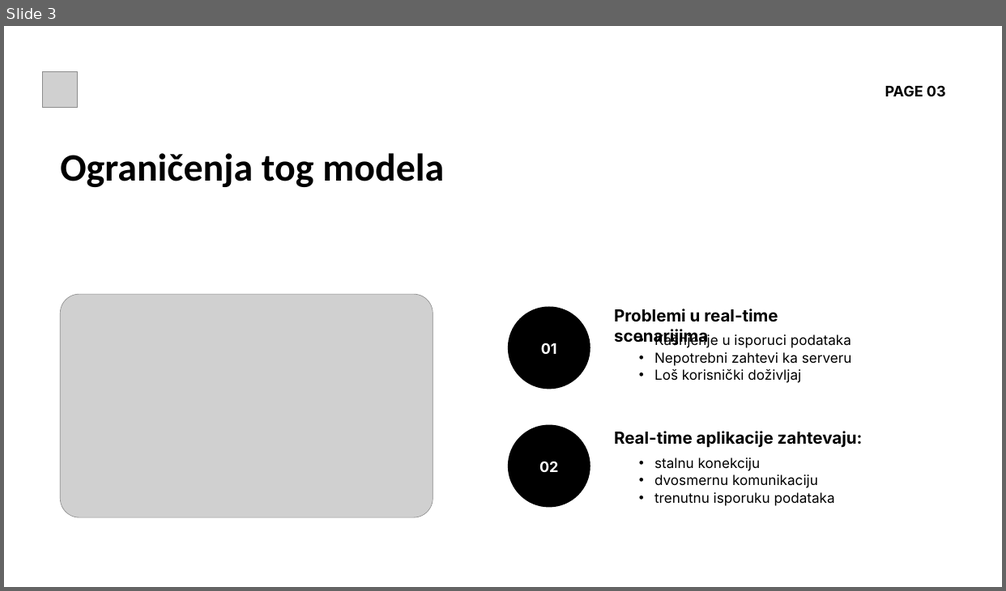
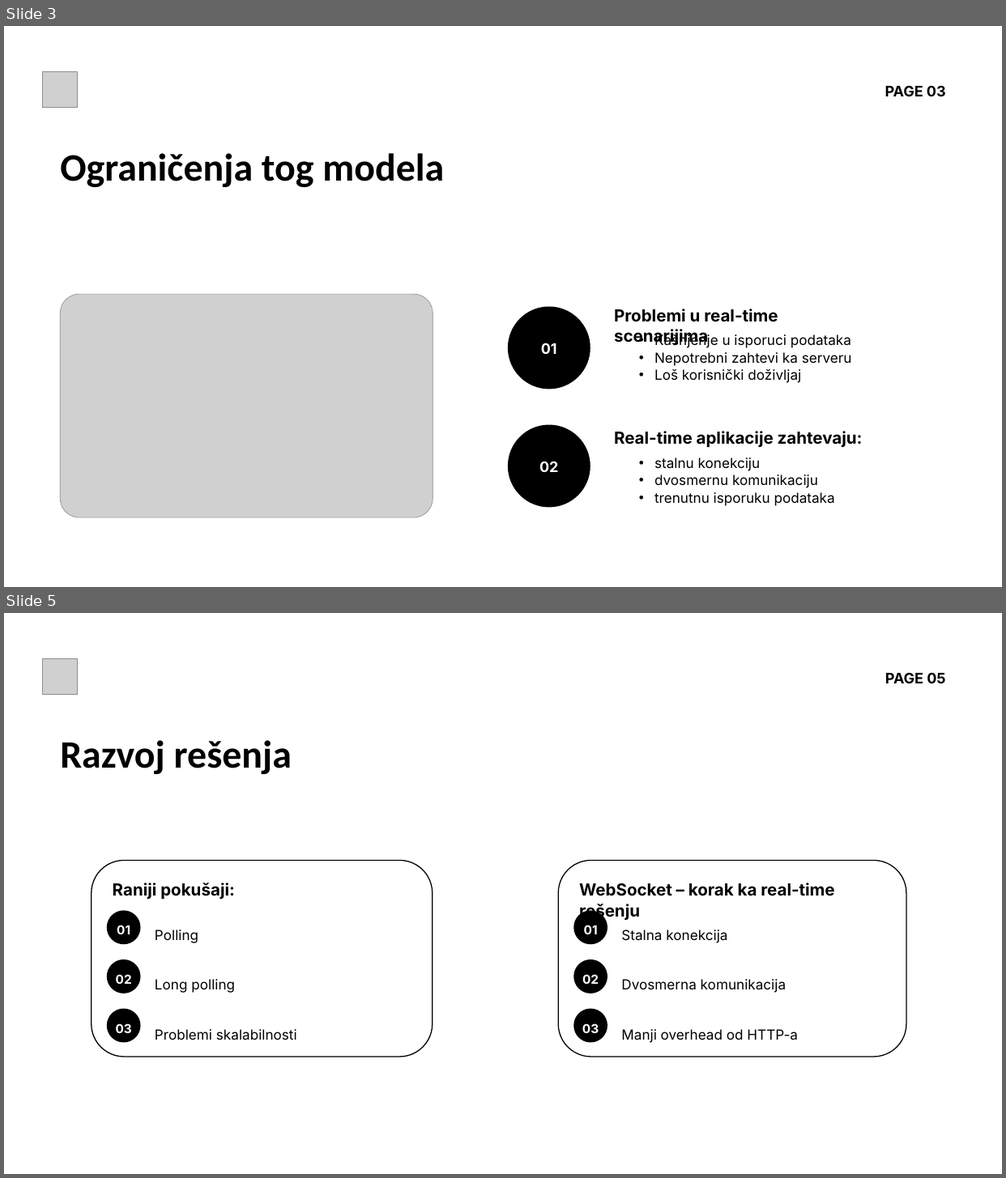
Before and after one commit to SukiDj/SignalRChat, a slide deck: Prezentacija.pptx. Shown one above the other, each under a label of ours: slide 3 before the commit, slides 3 and 5 after it; the slides between them are not shown. The pictures are 1006x591 and 1006x1178 pixels, drawn with LibreOffice and Linux fonts; fonts in the diff are those of the drawing; grey boxes stand for pictures. Boxes give left, top, right and bottom in pixels: in the first picture for what was removed or moved away, otherwise in the second. Text is boxed around its words. In the diff, an @@ line names an element or a change of style, - is before the commit and + after.

```diff
--- a/Prezentacija.pptx
+++ b/Prezentacija.pptx
@@ slide 5 added at (4, 613, 1002, 1174), background #FFFFFF @@
@@ picture added at (43, 659, 78, 694) @@
@@ text added at (885, 672, 945, 683), 21 pt, text #000000, bold @@
+PAGE 05
@@ text added at (60, 740, 292, 774), 56 pt, text #000000, bold @@
+Razvoj rešenja
@@ rounded rectangle added at (91, 861, 432, 1057), outline #000000 1.5 pt @@
@@ rounded rectangle added at (558, 861, 906, 1057), outline #000000 1.5 pt @@
@@ text added at (113, 883, 235, 900), 24 pt, text #000000, bold @@
+Raniji pokušaji:
@@ text added at (579, 883, 834, 921), 24 pt, text #000000, bold @@
+WebSocket – korak ka real-time rešenju
@@ freeform shape added at (107, 910, 141, 944), fill #000000 @@
@@ text added at (117, 925, 130, 935), 18 pt, text #FFFFFF, bold @@
+01
@@ freeform shape added at (573, 910, 607, 944), fill #000000 @@
@@ text added at (584, 925, 598, 935), 18 pt, text #FFFFFF, bold @@
+01
@@ text added at (155, 930, 297, 1041), 20 pt, text #000000 @@
+  Polling
+  Long polling
+  Problemi skalabilnosti
@@ text added at (621, 930, 798, 1043), 20 pt, text #000000 @@
+  Stalna konekcija
+  Dvosmerna komunikacija
+  Manji overhead od HTTP-a
@@ freeform shape added at (107, 960, 141, 994), fill #000000 @@
@@ text added at (116, 974, 132, 984), 18 pt, text #FFFFFF, bold @@
+02
@@ freeform shape added at (573, 960, 607, 994), fill #000000 @@
@@ text added at (582, 974, 599, 984), 18 pt, text #FFFFFF, bold @@
+02
@@ freeform shape added at (107, 1008, 141, 1042), fill #000000 @@
@@ text added at (116, 1024, 132, 1033), 18 pt, text #FFFFFF, bold @@
+03
@@ freeform shape added at (573, 1008, 607, 1042), fill #000000 @@
@@ text added at (582, 1024, 599, 1033), 18 pt, text #FFFFFF, bold @@
+03
```
Also in this commit, not shown: 11 slides changed, 4 other slides added, 5 other files.
